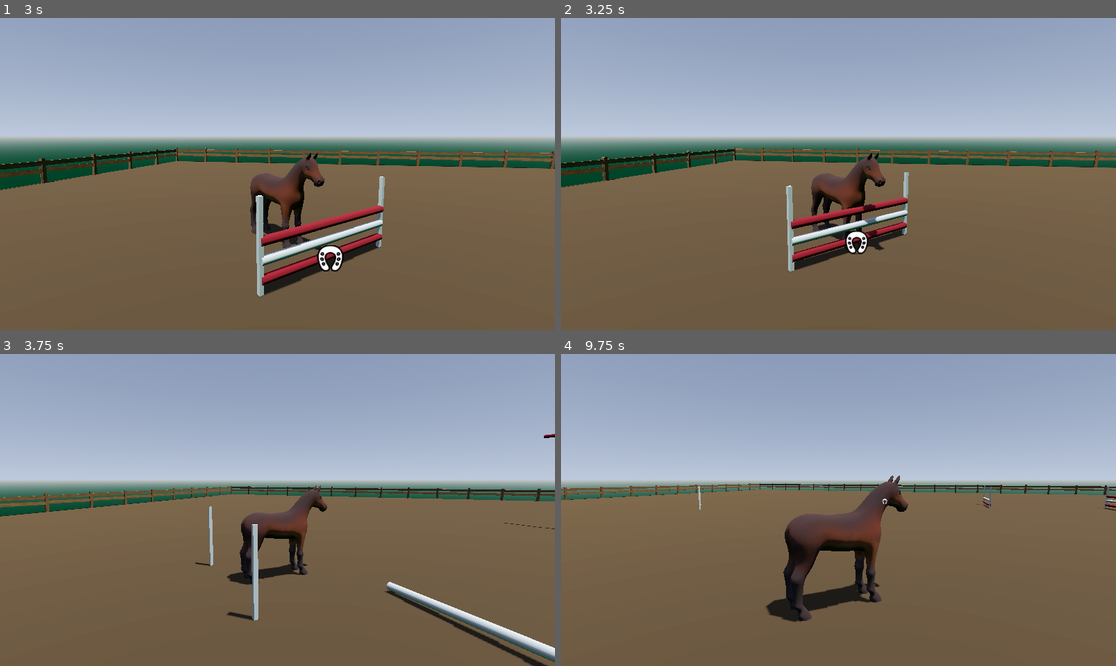
Above: before the commit, frames 1-4 (two rows, left to right).
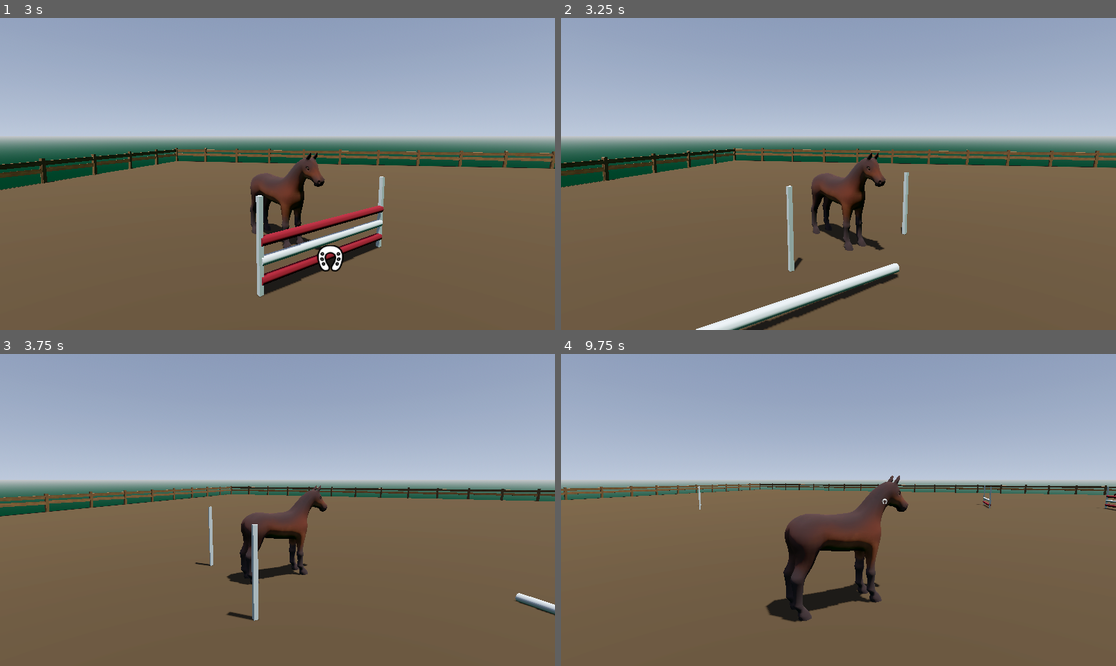
Above: after the commit, the same moments.

Repository: annasohva/PonyJump
Game: Godot game, scene res://game/main.tscn
The game is run twice, just before and just after one commit, with the same random seed, the same clock (stepped at 60 frames per second) and the same inputs.
Inputs (mouse positions are in pixels of both pictures, inside the frame that each line leads up to):
- Up to frame 1 (3 s): tap Enter at 0.5 s; move the mouse to (305, 174) at 0.52 s; hold W (forward) from 0.53 s (still down); tap Space (jump) at 0.77, 1.52 s; move the mouse to (249, 174) at 1.27 s; move the mouse to (288, 167) at 2.02 s; move the mouse to (271, 180) at 2.77 s
- Up to frame 2 (3.25 s): keep holding W (forward); tap Space (jump) at 3.02 s
- Up to frame 3 (3.75 s): keep holding W (forward); move the mouse to (316, 513) at 3.52 s
- Up to frame 4 (9.75 s): tap Space (jump) at 3.77, 4.52, 6.02, 6.77, 7.52, 9.02 s; move the mouse to (794, 506) at 4.27 s; move the mouse to (844, 510) at 5.02 s; move the mouse to (816, 503) at 5.77 s; release W (forward) at 5.78 s; hold D (right) 5.78-6.53 s; move the mouse to (866, 510) at 6.52 s; hold W (forward) 6.53-8.78 s; move the mouse to (810, 510) at 7.27 s; move the mouse to (849, 503) at 8.02 s; move the mouse to (832, 516) at 8.77 s; hold A (left) 8.78-9.53 s; move the mouse to (877, 513) at 9.52 s; hold W (forward) from 9.53 s (still down)

Frame 1 is identical in both runs. In frame 2, 4.0% of the frame differs, in the area x 24-63%, y 57-100%; in frame 3, 1.9%; in frame 4, less than 0.1%.

Commit message:
Updated horse collision shapes

Diff:
--- a/actors/horse/horse.tscn
+++ b/actors/horse/horse.tscn
@@ -84,11 +84,21 @@
 blend_shape_mode = 0
 shadow_mesh = SubResource("ArrayMesh_ch54x")
 
+[sub_resource type="CapsuleShape3D" id="CapsuleShape3D_5qeg8"]
+
 [node name="Horse" type="CharacterBody3D"]
 script = ExtResource("1_nvxhs")
 
 [node name="CollisionShape3D" type="CollisionShape3D" parent="."]
-transform = Transform3D(1, 0, 0, 0, 1, 0, 0, 0, 1, 0, 1, 0)
+transform = Transform3D(1, 0, 0, 0, -4.37114e-08, 1, 0, -1, -4.37114e-08, 0, 1.47364, 0.138783)
+shape = SubResource("CapsuleShape3D_nvxhs")
+
+[node name="CollisionShape3D3" type="CollisionShape3D" parent="."]
+transform = Transform3D(1, 0, 0, 0, -4.37114e-08, 1, 0, -1, -4.37114e-08, 0, 0.5, 0.150262)
+shape = SubResource("CapsuleShape3D_nvxhs")
+
+[node name="CollisionShape3D2" type="CollisionShape3D" parent="."]
+transform = Transform3D(1, 0, 0, 0, 0.663247, 0.7484, 0, -0.7484, 0.663247, 0, 1.83952, -0.964382)
 shape = SubResource("CapsuleShape3D_nvxhs")
 
 [node name="Pivot" type="Node3D" parent="."]
@@ -120,3 +130,11 @@
 [node name="Eyes" type="MeshInstance3D" parent="pony"]
 mesh = SubResource("ArrayMesh_u0c5u")
 skeleton = NodePath("")
+
+[node name="ObstacleCrashArea" type="Area3D" parent="."]
+transform = Transform3D(1, 0, 0, 0, 1, 0, 0, 0, 1, 0, 1, 0)
+collision_mask = 0
+monitoring = false
+
+[node name="CollisionShape3D" type="CollisionShape3D" parent="ObstacleCrashArea"]
+shape = SubResource("CapsuleShape3D_5qeg8")
Not shown: 1 places in actors/horse/horse.tscn that only renumber resources
